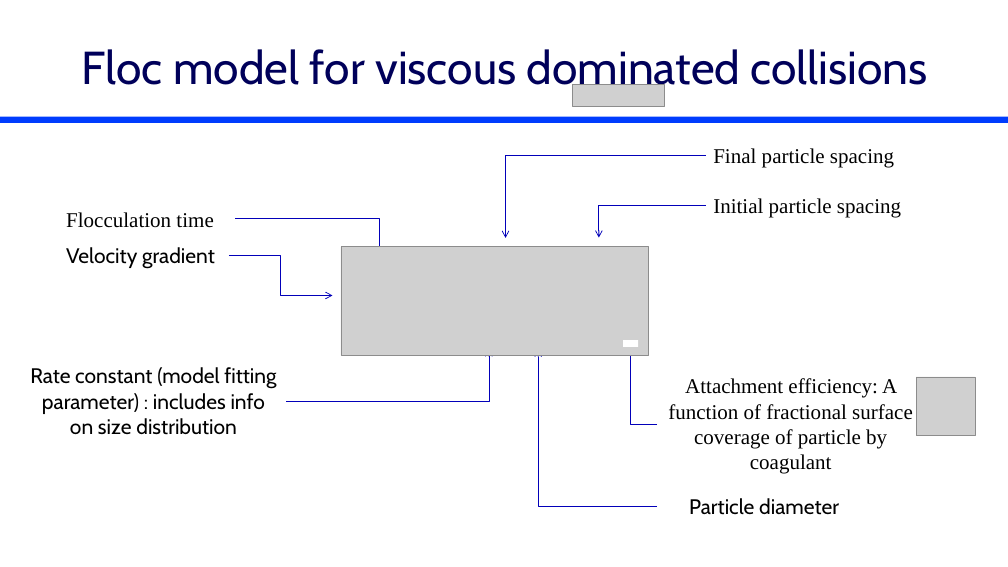
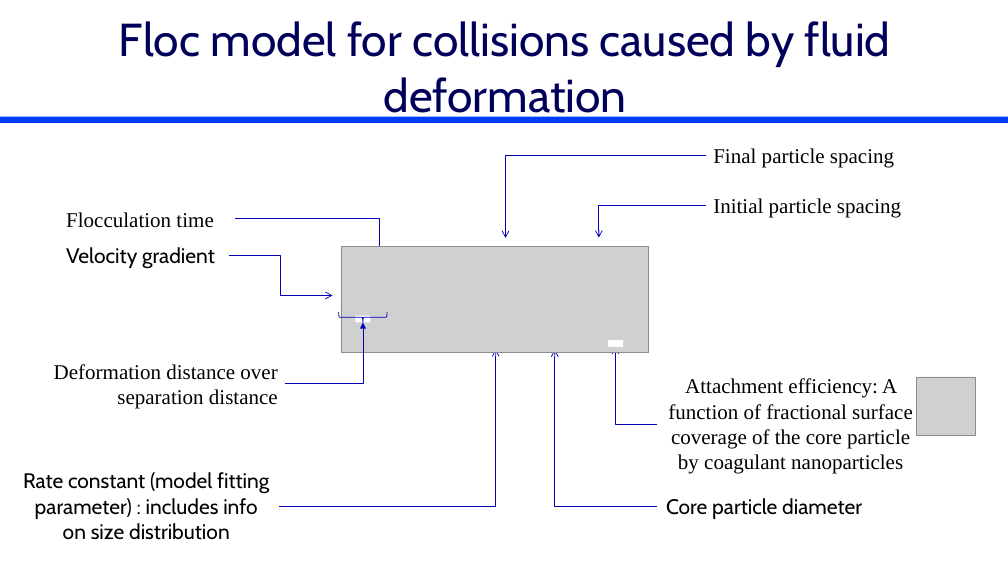
Before and after one commit to monroews/CEE4520Lectures, a slide deck: slide 23 of Flocculation Model.pptx (slide 25 before the commit). Drawn at 1008x567 pixels with LibreOffice and Linux fonts; fonts in the diff are those of the drawing; grey boxes stand for pictures; background and template pictures are left out. Boxes give left, top, right and bottom in pixels: in the first picture for what was removed or moved away, otherwise in the second. Text is boxed around its words. In the diff, an @@ line names an element or a change of style, - is before the commit and + after.

Commit message:
floc edits

```diff
--- a/Flocculation Model.pptx
+++ b/Flocculation Model.pptx
@@ title at (119,21,891,123): text changed @@
-Floc model for viscous dominated collisions
+Floc model for collisions caused by fluid deformation
@@ picture removed at (572,85,665,107) @@
@@ elbow arrow added from (286, 383) to (363, 323), #0300BA 0.75 pt @@
@@ right brace added at (339,312,387,323), outline #0300BA 0.75 pt @@
@@ rectangle added at (355,316,371,323), fill #FFFFFF @@
@@ elbow arrow moved from (287, 402) - (489, 349) to (279, 506) - (496, 349) @@
@@ elbow arrow moved from (657, 507) - (538, 350) to (657, 507) - (555, 350) @@
@@ rectangle: place and size @@
-rectangle at (623,340,638,347)
+rectangle at (608,340,623,347)
@@ elbow arrow moved from (657, 424) - (631, 347) to (657, 424) - (616, 347) @@
@@ text added at (54,364,278,409), 20 pt, text #000000 @@
+Deformation distance over separation distance
@@ text at (668,378,913,474): text changed @@
-Attachment efficiency: A function of fractional surface coverage of particle by coagulant
+Attachment efficiency: A function of fractional surface coverage of the core particle by coagulant nanoparticles
@@ text "Rate constant (model fitting parameter) ...": place and size @@
-text "Rate constant (model fitting parameter) ..." at (30,367,276,435)
+text "Rate constant (model fitting parameter) ..." at (23,472,269,540)
@@ text at (666,498,862,519): text changed @@
-Particle diameter
+Core particle diameter
```
Also in this commit, not shown: 19 other slides changed, 11 slides added, 7 slides removed.
